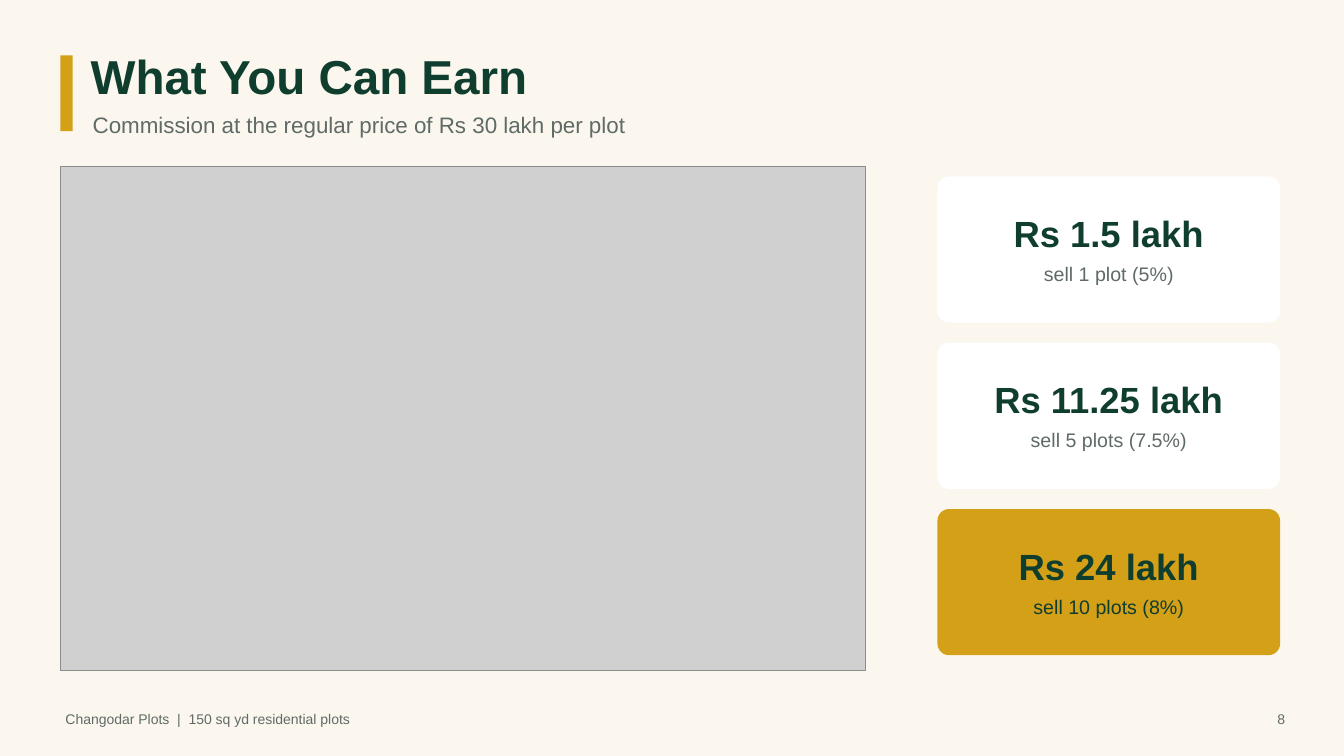
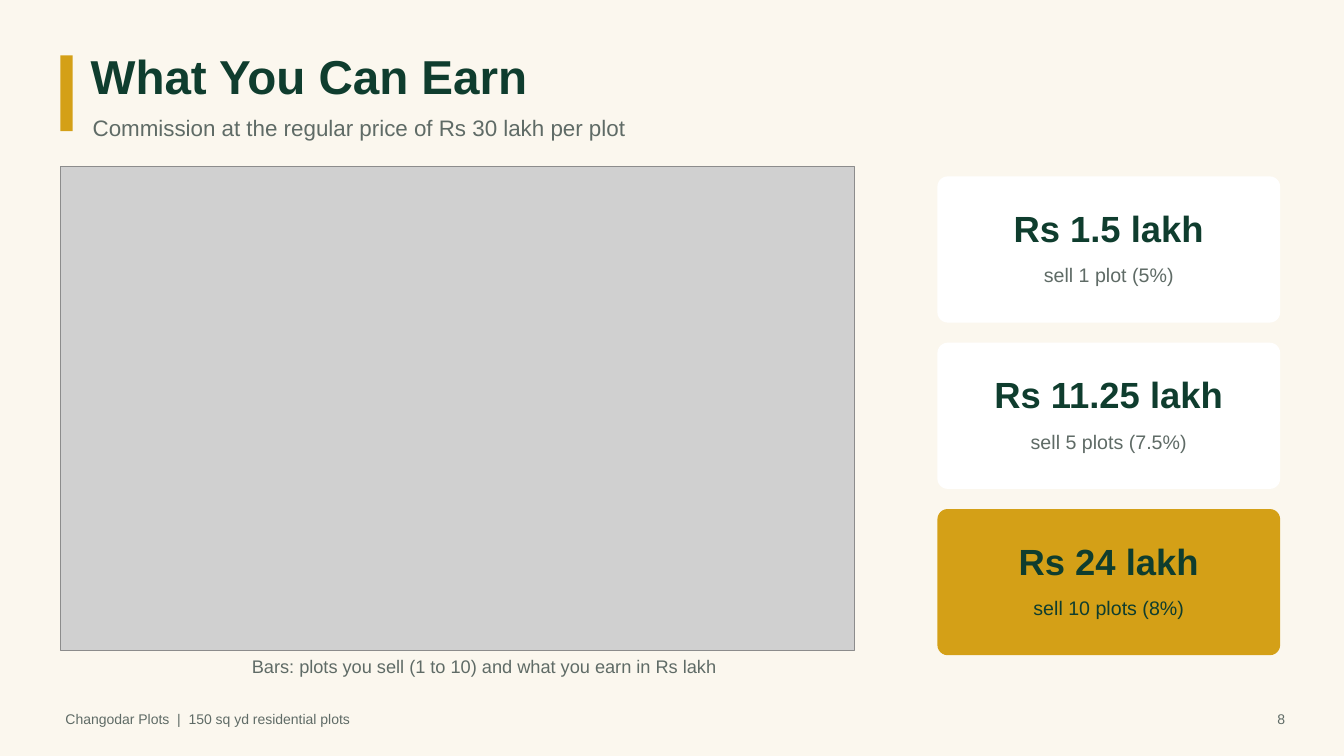
Before and after one commit to ashishhanda1/Changodar_plotting, a slide deck: slide 8 of output/Changodar_Plots_Marketing.pptx. Drawn at 1344x756 pixels with LibreOffice and Linux fonts; fonts in the diff are those of the drawing; grey boxes stand for pictures. Boxes give left, top, right and bottom in pixels: in the first picture for what was removed or moved away, otherwise in the second. Text is boxed around its words. In the diff, an @@ line names an element or a change of style, - is before the commit and + after.

```diff
--- a/output/Changodar_Plots_Marketing.pptx
+++ b/output/Changodar_Plots_Marketing.pptx
@@ picture resized from (x1=60, y1=166, x2=865, y2=670) to (x1=60, y1=166, x2=855, y2=650) @@
@@ text "Rs 1.5 lakh" moved from (x1=1014, y1=220, x2=1204, y2=248) to (x1=1014, y1=215, x2=1204, y2=243) @@
@@ text "Rs 11.25 lakh" moved from (x1=994, y1=386, x2=1223, y2=414) to (x1=994, y1=381, x2=1223, y2=409) @@
@@ proportions changed in 3 elements at (x1=938, y1=176, x2=1280, y2=323), (x1=938, y1=343, x2=1280, y2=489), (x1=938, y1=509, x2=1280, y2=655) @@
@@ text "Rs 24 lakh" moved from (x1=1019, y1=553, x2=1199, y2=581) to (x1=1019, y1=548, x2=1199, y2=576) @@
@@ text added at (x1=252, y1=660, x2=716, y2=677), 13 pt, text #5F6B66 @@
+Bars: plots you sell (1 to 10) and what you earn in Rs lakh
```
Also in this commit, not shown: 9 other slides changed, 42 other files.
